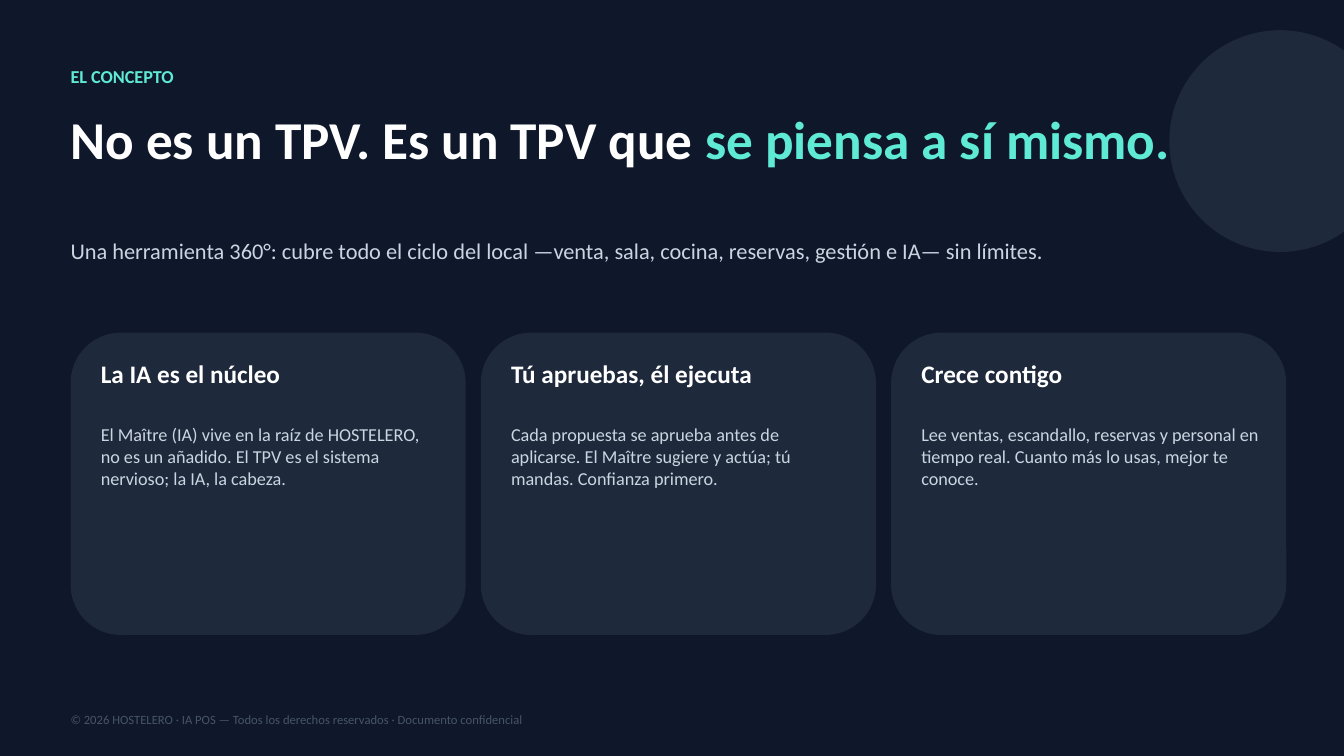
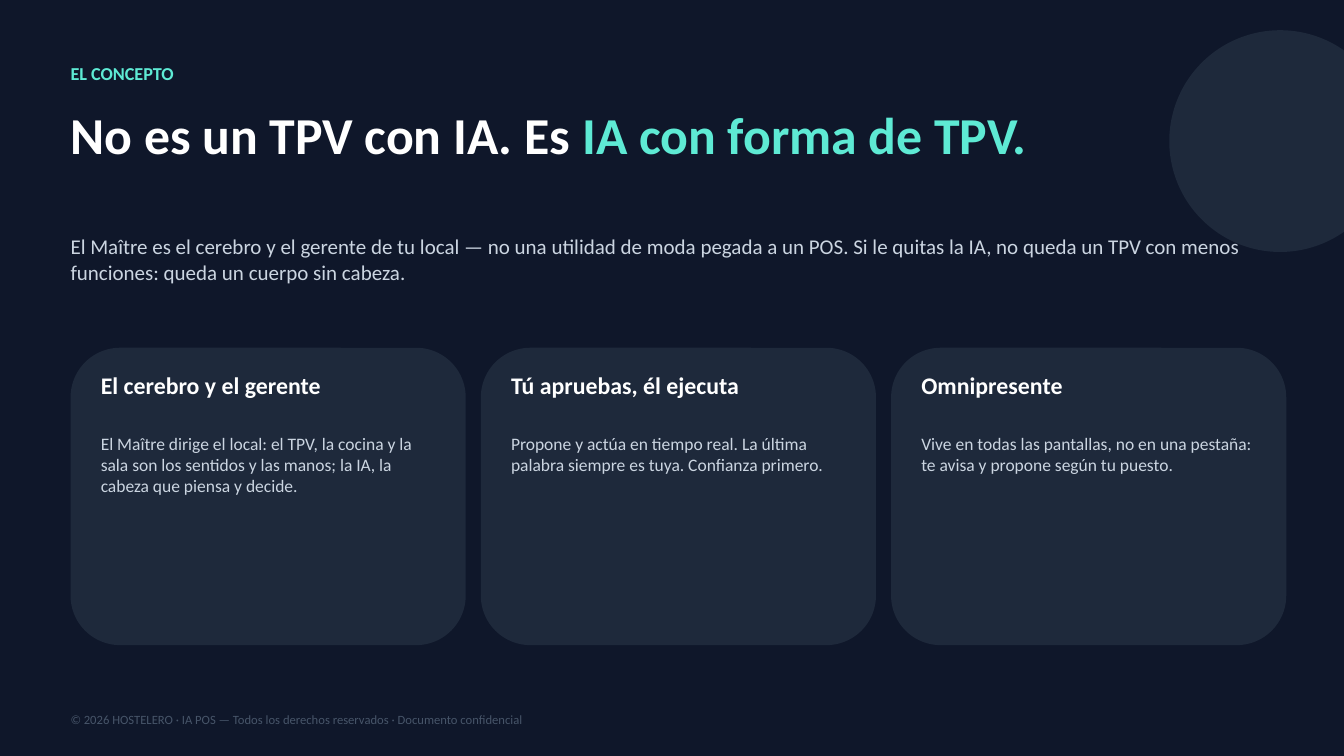
Before and after one commit to joanserramiret/HOSTELERO, a slide deck: slide 2 of HOSTELERO-Presentacion.pptx. Drawn at 1344x756 pixels with LibreOffice and Linux fonts; fonts in the diff are those of the drawing. Boxes give left, top, right and bottom in pixels: in the first picture for what was removed or moved away, otherwise in the second. Text is boxed around its words. In the diff, an @@ line names an element or a change of style, - is before the commit and + after.

```diff
--- a/HOSTELERO-Presentacion.pptx
+++ b/HOSTELERO-Presentacion.pptx
@@ text at (x1=71, y1=117, x2=1026, y2=155): text changed; size 38 to 37 pt @@
-No es un TPV. Es un TPV que se piensa a sí mismo.
+No es un TPV con IA. Es IA con forma de TPV.
@@ text at (x1=71, y1=239, x2=1238, y2=284): text changed; size 16 to 15 pt @@
-Una herramienta 360°: cubre todo el ciclo del local —venta, sala, cocina, reservas, gestión e IA— sin límites.
+El Maître es el cerebro y el gerente de tu local — no una utilidad de moda pegada a un POS. Si le quitas la IA, no queda un TPV con menos funciones: queda un cuerpo sin cabeza.
@@ rounded rectangle resized from (x1=71, y1=333, x2=466, y2=635) to (x1=71, y1=348, x2=466, y2=645) @@
@@ rounded rectangle resized from (x1=481, y1=333, x2=876, y2=635) to (x1=481, y1=348, x2=876, y2=645) @@
@@ rounded rectangle resized from (x1=891, y1=333, x2=1287, y2=635) to (x1=891, y1=348, x2=1287, y2=645) @@
@@ text at (x1=101, y1=377, x2=321, y2=398): text changed; size 18 to 17 pt @@
-La IA es el núcleo
+El cerebro y el gerente
@@ text "Tú apruebas, él ejecuta" moved from (x1=511, y1=365, x2=752, y2=388) to (x1=511, y1=377, x2=739, y2=398) @@
@@ text "Tú apruebas, él ejecuta" at (x1=511, y1=377, x2=739, y2=398): size 18 to 17 pt @@
@@ text at (x1=921, y1=377, x2=1062, y2=398): text changed; size 18 to 17 pt @@
-Crece contigo
+Omnipresente
@@ text at (x1=101, y1=438, x2=411, y2=495): text changed; size 13 to 12.5 pt @@
-El Maître (IA) vive en la raíz de HOSTELERO, no es un añadido. El TPV es el sistema nervioso; la IA, la cabeza.
+El Maître dirige el local: el TPV, la cocina y la sala son los sentidos y las manos; la IA, la cabeza que piensa y decide.
@@ text at (x1=511, y1=438, x2=823, y2=474): text changed; size 13 to 12.5 pt @@
-Cada propuesta se aprueba antes de aplicarse. El Maître sugiere y actúa; tú mandas. Confianza primero.
+Propone y actúa en tiempo real. La última palabra siempre es tuya. Confianza primero.
@@ text at (x1=921, y1=438, x2=1252, y2=474): text changed; size 13 to 12.5 pt @@
-Lee ventas, escandallo, reservas y personal en tiempo real. Cuanto más lo usas, mejor te conoce.
+Vive en todas las pantallas, no en una pestaña: te avisa y propone según tu puesto.
```
Also in this commit, not shown: 2 other slides changed, 7 other files.
